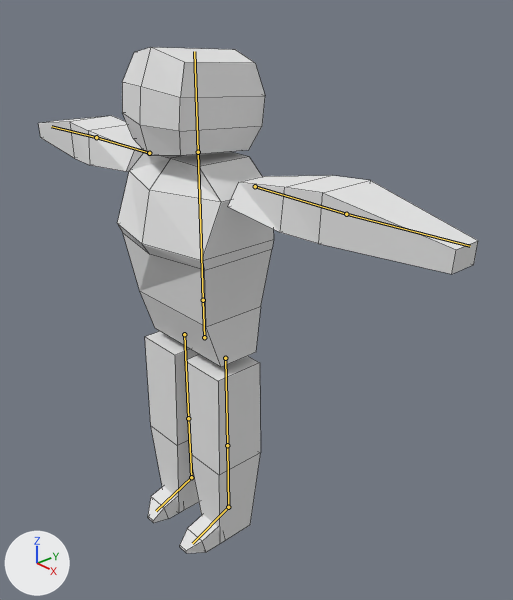
A saved change to the Blender file Assets/Models/BasicDude/NewDude2.blend.
Before and after are seen from a 50 mm lens placed at (1.655, -1.211, 1.792), pointed at (0.05, 0.218, 0.82). Every picture has the same lights, and +X, +Y and +Z are marked at lower left. The bones that bend it are drawn over the model as lines. Mesh edges are drawn as thin lines.
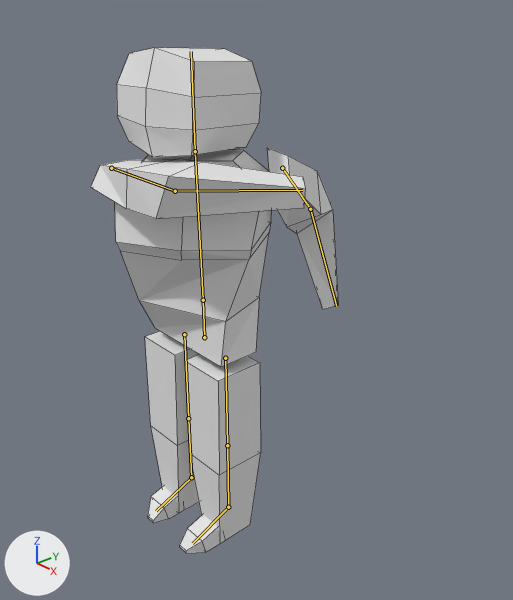
The newer file adds an action. The first version stands in its rest pose; the second is drawn at frame 5 of the action 'Strike'.

The change in detail:
Bone 'Spine' (bone_spine) turns from (0, 0, 0) to (1, 45, 2) degrees about its own x, y and z.
Bone 'Head' (bone_head) turns from (0, 0, 0) to (0, -33, -1) degrees about its own x, y and z.
Bone 'Right Arm' (bone_right_arm) turns from (0, 0, 0) to (134, 0, -1) degrees about its own x, y and z.
Bone 'Right Elbow' (bone_right_elbow) turns from (0, 0, 0) to (4, 4, 51) degrees about its own x, y and z.
Bone 'Left Arm' (bone_left_arm) turns from (0, 0, 0) to (69, 50, -7) degrees about its own x, y and z.
Bone 'Left Elbow' (bone_left_elbow) turns from (0, 0, 0) to (69, -12, -8) degrees about its own x, y and z.

Where the change shows, as pixel boxes (x1, y1, x2, y2) in the pictures (513 x 600 px):
'Cube.003', posed (44% narrower): before (38, 47, 478, 553); after (91, 48, 338, 553)
bone 'Spine', root to tip: before (203, 300) to (198, 152); after (203, 300) to (195, 151)
bone 'Head', root to tip: before (198, 152) to (194, 51); after (195, 151) to (191, 51)
bone 'Right Arm', root to tip: before (149, 153) to (96, 137); after (111, 168) to (175, 191)
bone 'Right Elbow', root to tip: before (96, 137) to (51, 126); after (175, 191) to (302, 190)
bone 'Left Arm', root to tip: before (255, 186) to (346, 214); after (282, 168) to (310, 209)
bone 'Left Elbow', root to tip: before (346, 214) to (470, 246); after (310, 209) to (336, 306)
